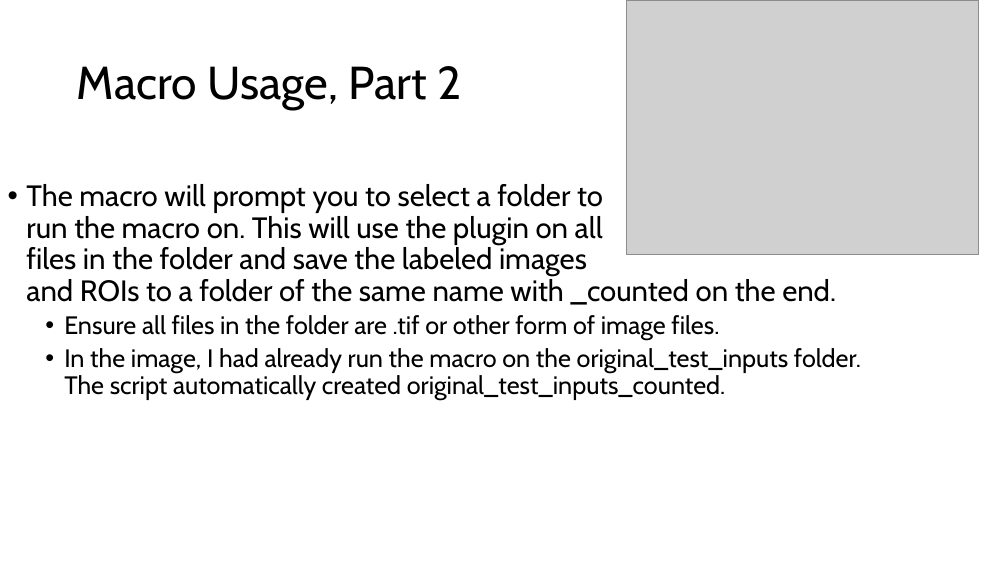
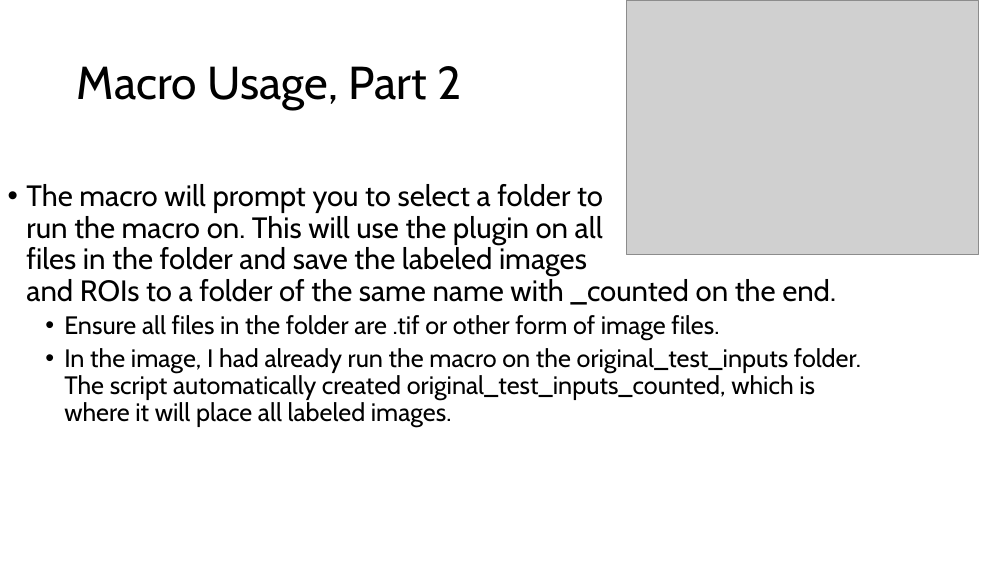
Before and after one commit to SkylerHeininger/Adipolabeler, a slide deck: slide 18 of Adipocyte Auto-Labeler.pptx. Drawn at 1008x567 pixels with LibreOffice and Linux fonts; fonts in the diff are those of the drawing; grey boxes stand for pictures. Boxes give left, top, right and bottom in pixels: in the first picture for what was removed or moved away, otherwise in the second. Text is boxed around its words. In the diff, an @@ line names an element or a change of style, - is before the commit and + after.

```diff
--- a/Adipocyte Auto-Labeler.pptx
+++ b/Adipocyte Auto-Labeler.pptx
@@ text at (x1=64, y1=348, x2=861, y2=427): text changed @@
-  • In the image, I had already run the macro on the original_test_inputs folder. The script automatically created original_test_inputs_counted.
+  • In the image, I had already run the macro on the original_test_inputs folder. The script automatically created original_test_inputs_counted, which is where it will place all labeled images.
```
Also in this commit, not shown: 4 other slides changed.
